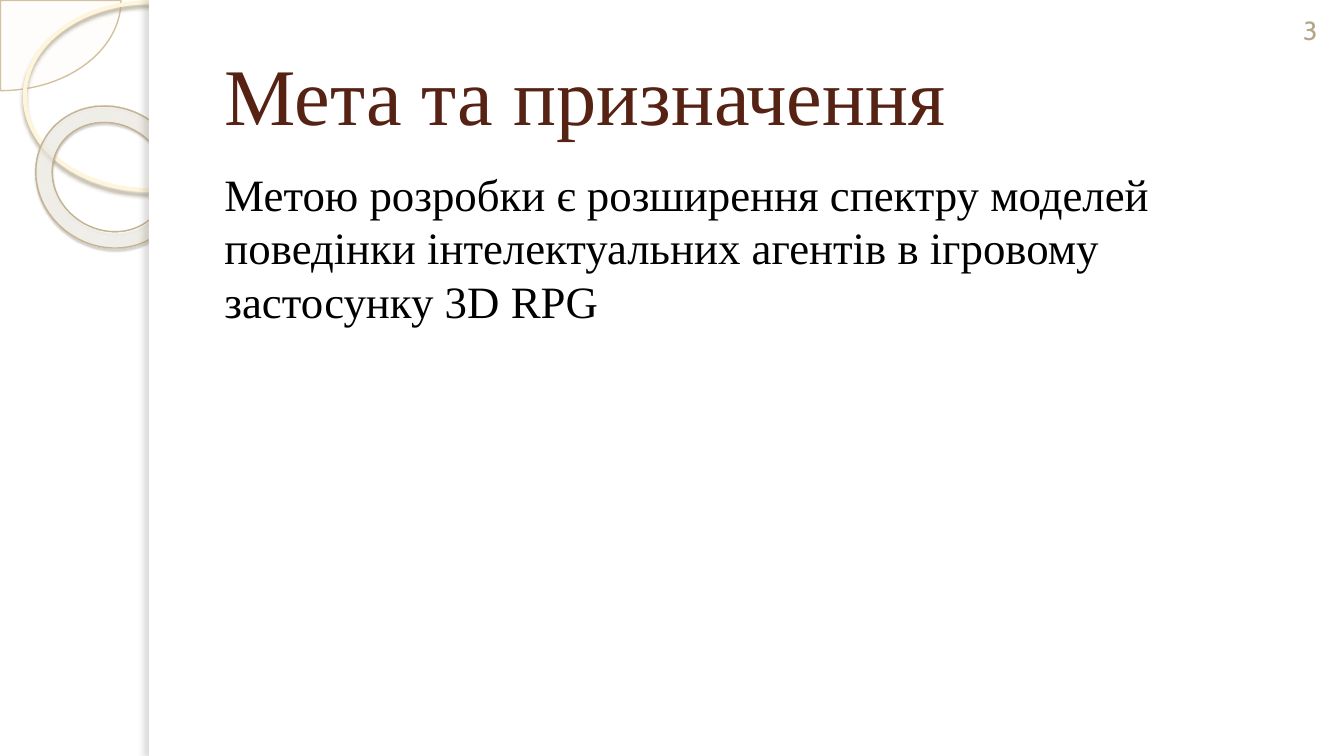
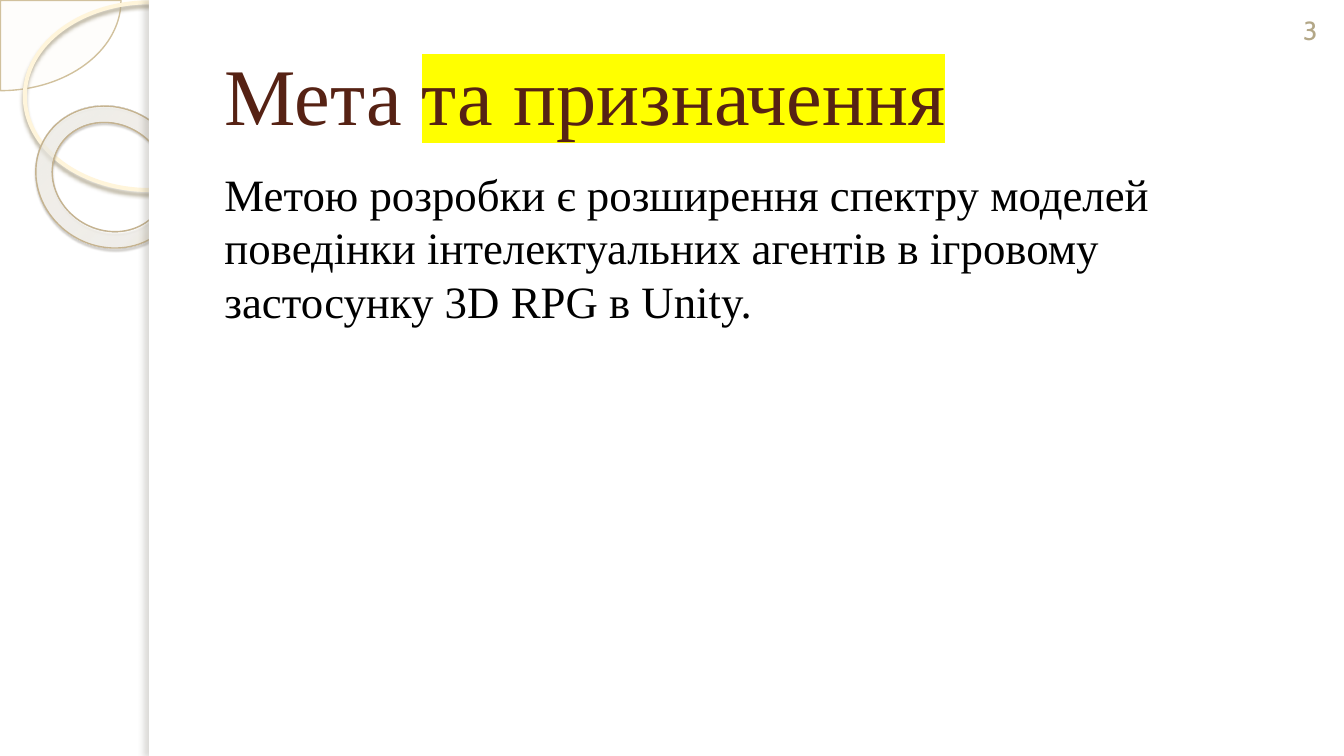
Before and after one commit to mcmcmax437/3D-RPG-Diploma-Thesis, a slide deck: slide 3 of Documents/Презентація_Терешкович_ІТ-02_ПредЗахист.pptx. Drawn at 1344x756 pixels with LibreOffice and Linux fonts; fonts in the diff are those of the drawing; background and template pictures are left out. Boxes give left, top, right and bottom in pixels: in the first picture for what was removed or moved away, otherwise in the second. Text is boxed around its words. In the diff, an @@ line names an element or a change of style, - is before the commit and + after.

```diff
--- a/Documents/Презентація_Терешкович_ІТ-02_ПредЗахист.pptx
+++ b/Documents/Презентація_Терешкович_ІТ-02_ПредЗахист.pptx
@@ title "Мета та призначення" at (224, 72, 945, 141): highlight none to #FFFF00 in "та призначення" @@
@@ text at (224, 179, 1148, 328): text changed @@
-Метою розробки є розширення спектру моделей поведінки інтелектуальних агентів в ігровому застосунку 3D RPG
+Метою розробки є розширення спектру моделей поведінки інтелектуальних агентів в ігровому застосунку 3D RPG в Unity.
```
Also in this commit, not shown: 4 other slides changed, 2 slides added, 12 other files.
